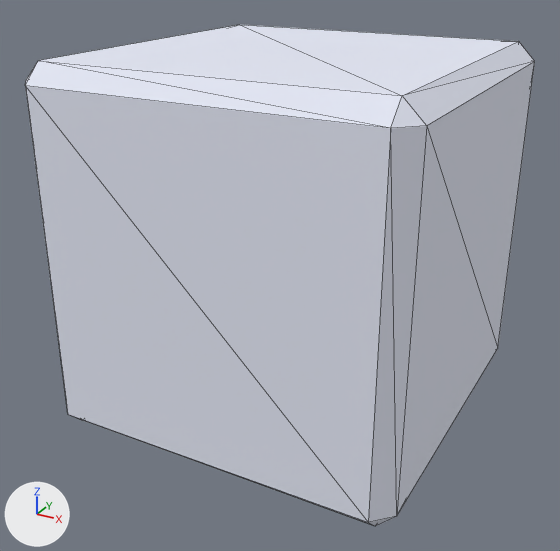
Two versions of the FBX model Endless_Shooter/Endless_Shooter/Assets/Resources/Chamfer Room.FBX, one commit apart.
Camera for both pictures: a camera (50 mm lens) standing at (18.9, -36.3, 15.4) and looking at (-0.4, -1.3, -2.1). The lights are fixed; the arrows at lower left show +X, +Y and +Z. Mesh edges are drawn as thin lines. Where no turn or scale is listed for an object, it has been applied to the vertices.

Objects in the first picture: 'Shell1'.
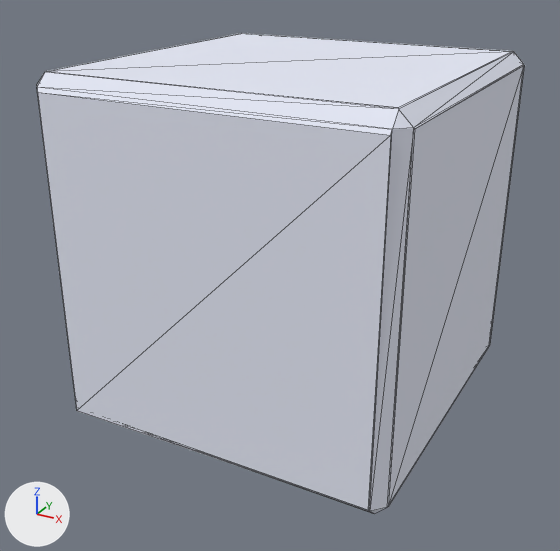
The change, as a diff of the scene's bpy script:
```diff
--- a/Endless_Shooter/Endless_Shooter/Assets/Resources/Chamfer Room.FBX.py
+++ b/Endless_Shooter/Endless_Shooter/Assets/Resources/Chamfer Room.FBX.py
@@ me_mesh @@
 me_mesh.from_pydata(...)  # 72 vertices, 136 faces; spans x -10.0..10.0, y -10.0..10.0, z -10.0..10.0
 # used by ob_shell1; location = (0.0, 0.0, 0.0)
 # verts and faces of me_mesh; kept vertices keep their numbers, new ones are numbered from 72
 # before: 8 (-8.8, -9.5, 8.8), 9 (8.8, -9.5, 8.8), 11 (-8.8, -9.5, -8.8)
+# me_mesh part 1: the loose piece of 24 vertices spanning x -10.0..10.0, y -10.0..10.0, z -10.0..10.0 is deleted
+# me_mesh part 2
+verts[8] = (-8.7, -9.6, 8.6)  # moved, pixel (37, 92)
+verts[9] = (8.8, -9.6, 8.6)  # moved, pixel (390, 135)
+verts[11] = (-8.7, -9.6, -8.9)  # moved, pixel (76, 410)
 me_mesh.materials.append(mat_material__30)
```

Pixel boxes [x1, y1, x2, y2] of what changed, in the pictures (560 x 551 px; the box of a moved part takes in the faces that stretch with it):
'Shell1', reshaped: before [25, 25, 535, 526]; after [37, 33, 524, 514]
part 1 of me_mesh, deleted: before [25, 25, 535, 526]
part 2 of me_mesh, moved or reshaped (not visible before): after [37, 87, 392, 510]
